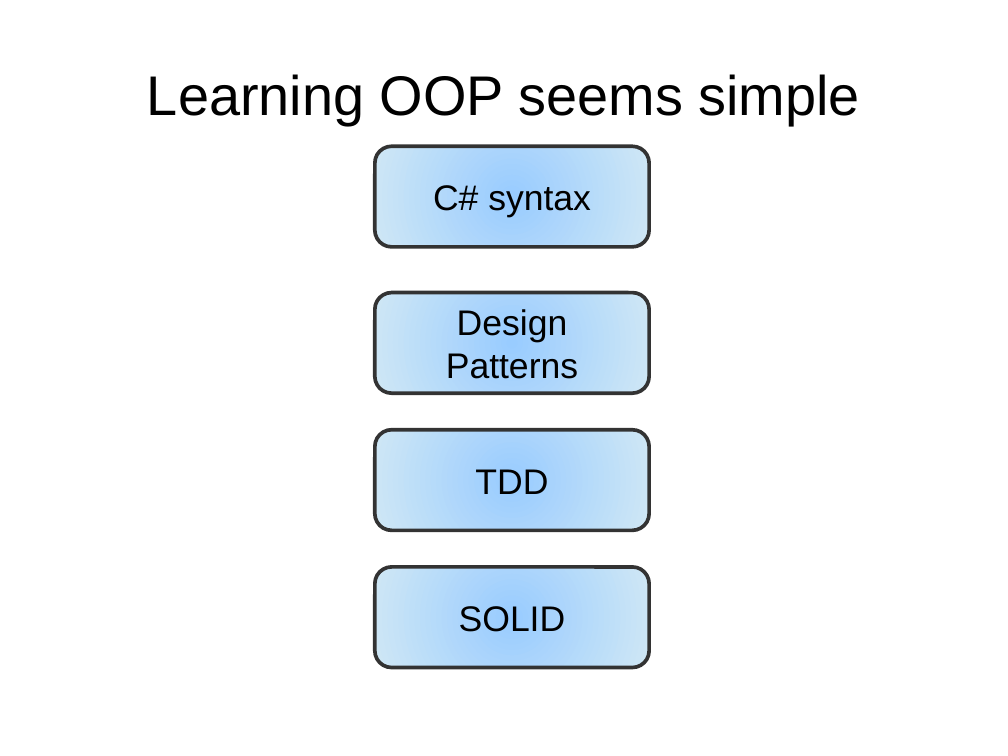
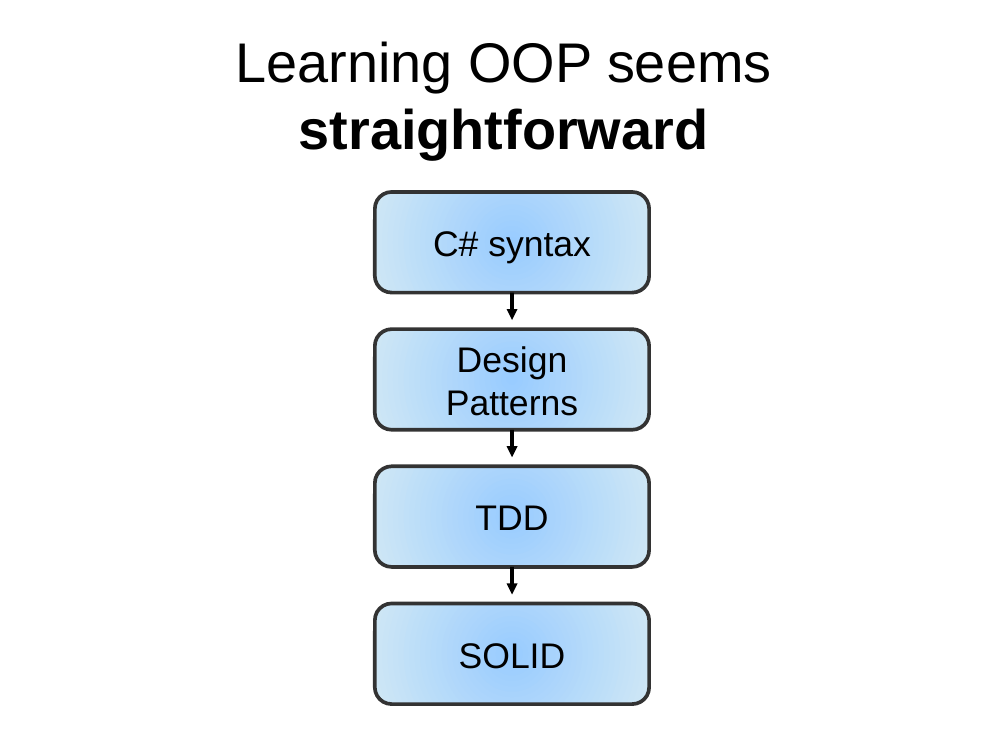
Before and after one commit to pseale/presentation-message-passing, a slide deck: slide 5 of message-passing.odp (slide 4 before the commit). Drawn at 1008x756 pixels with LibreOffice and Linux fonts; fonts in the diff are those of the drawing. Boxes give left, top, right and bottom in pixels: in the first picture for what was removed or moved away, otherwise in the second. Text is boxed around its words. In the diff, an @@ line names an element or a change of style, - is before the commit and + after.

```diff
--- a/message-passing.odp
+++ b/message-passing.odp
@@ title at [236,41,772,159]: text changed @@
-Learning OOP seems simple
+Learning OOP seems straightforward
@@ rounded rectangle "C# syntax": place and size @@
-rounded rectangle "C# syntax" at [375,146,649,247]
+rounded rectangle "C# syntax" at [375,192,649,293]
@@ arrow added from (512, 293) to (512, 320), #000000 2.89 pt @@
@@ arrow added from (512, 430) to (512, 457), #000000 2.89 pt @@
@@ arrow added from (512, 567) to (512, 595), #000000 2.89 pt @@
@@ 3 rounded rectangles: place and size @@
-3 rounded rectangles at [375,293,649,668]
+3 rounded rectangles at [375,329,649,704]
```
Also in this commit, not shown: 3 other slides changed, 5 slides added, 1 slide removed, 7 other files.
